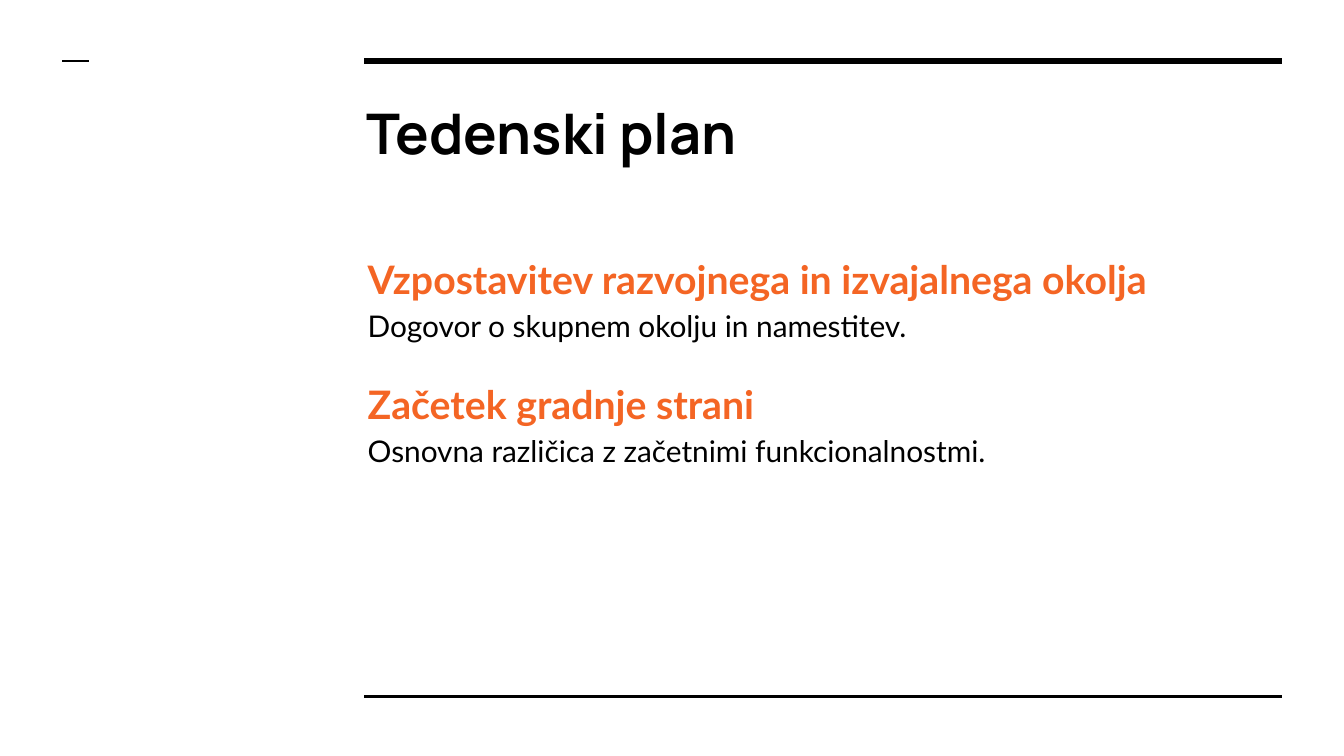
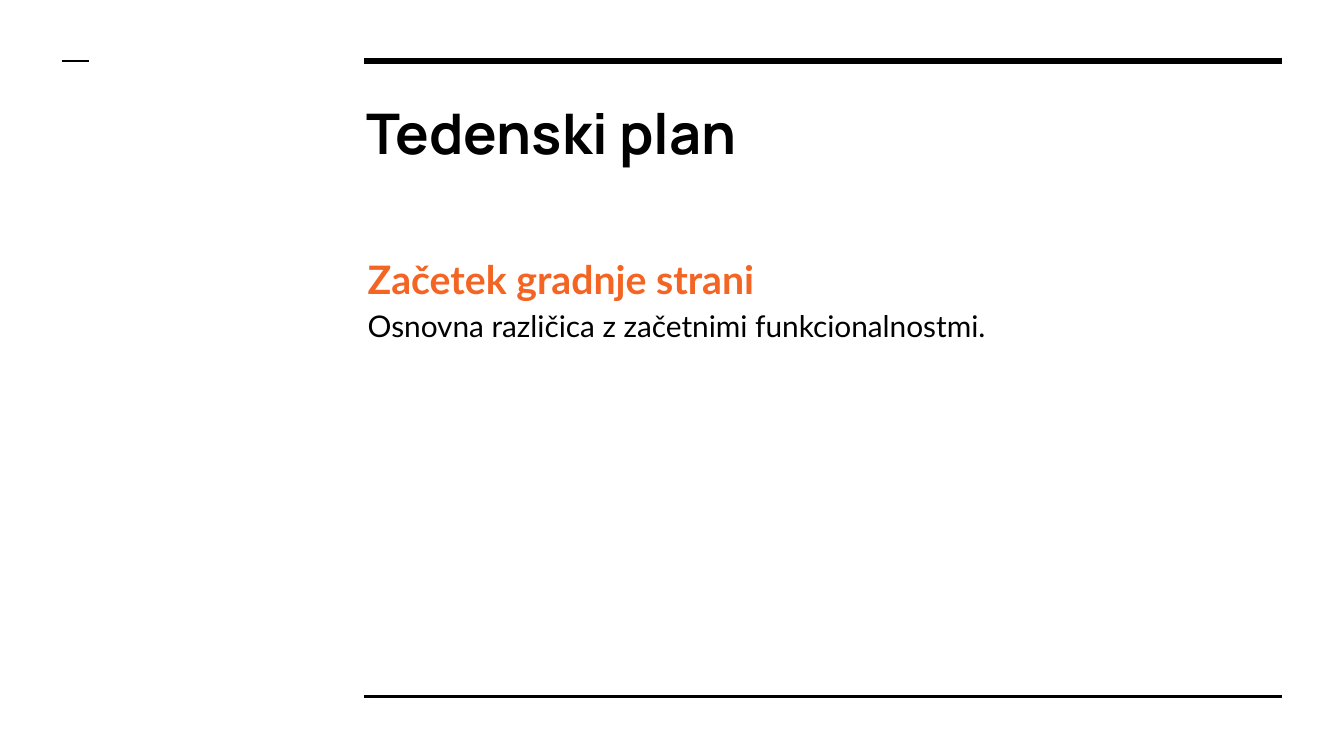
Before and after one commit to MatijaDolzan/Praktikum7, a slide deck: slide 7 of Predstavitve/Praktikum II - Skupina 7 - Teden 2.pptx. Drawn at 1344x756 pixels with LibreOffice and Linux fonts; fonts in the diff are those of the drawing. Boxes give left, top, right and bottom in pixels: in the first picture for what was removed or moved away, otherwise in the second. Text is boxed around its words. In the diff, an @@ line names an element or a change of style, - is before the commit and + after.

```diff
--- a/Predstavitve/Praktikum II - Skupina 7 - Teden 2.pptx
+++ b/Predstavitve/Praktikum II - Skupina 7 - Teden 2.pptx
@@ text at (x1=368, y1=265, x2=1147, y2=343): paragraphs removed @@
-Vzpostavitev razvojnega in izvajalnega okolja
-Dogovor o skupnem okolju in namestitev.
```
Also in this commit, not shown: 4 other slides changed.
